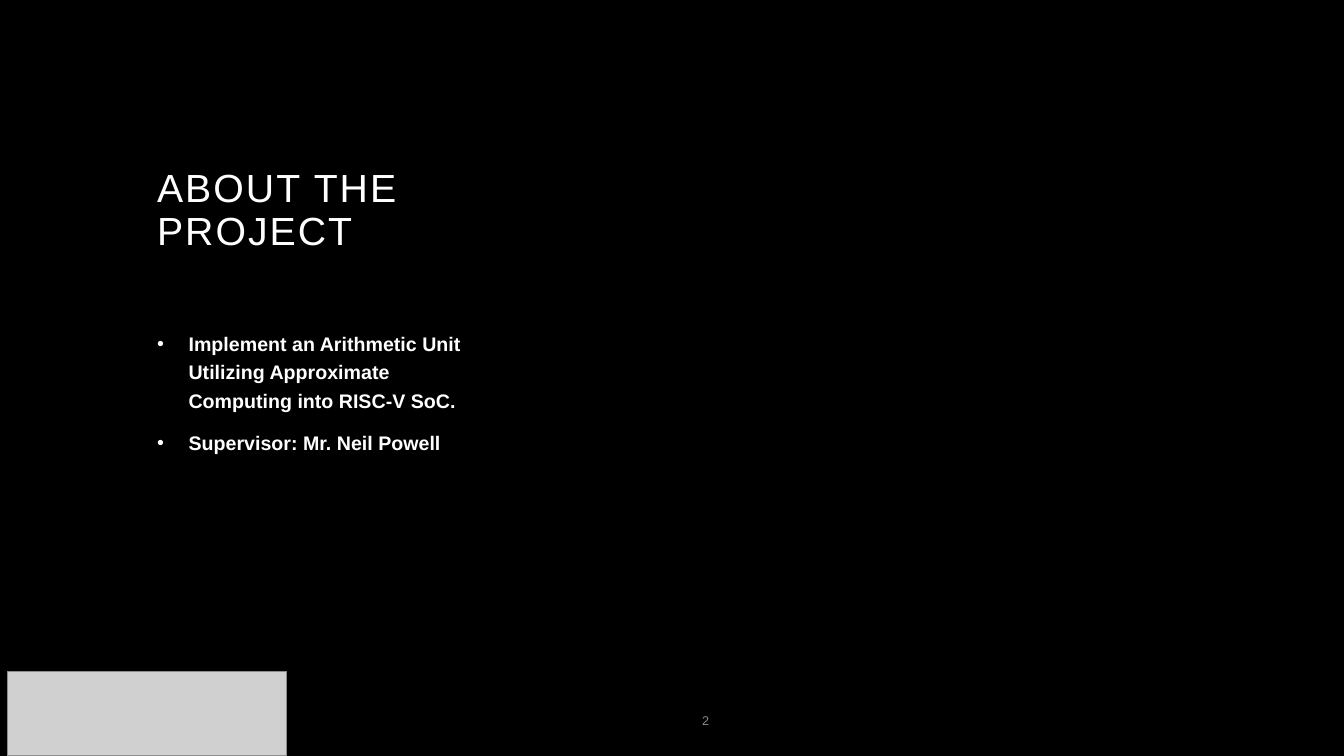
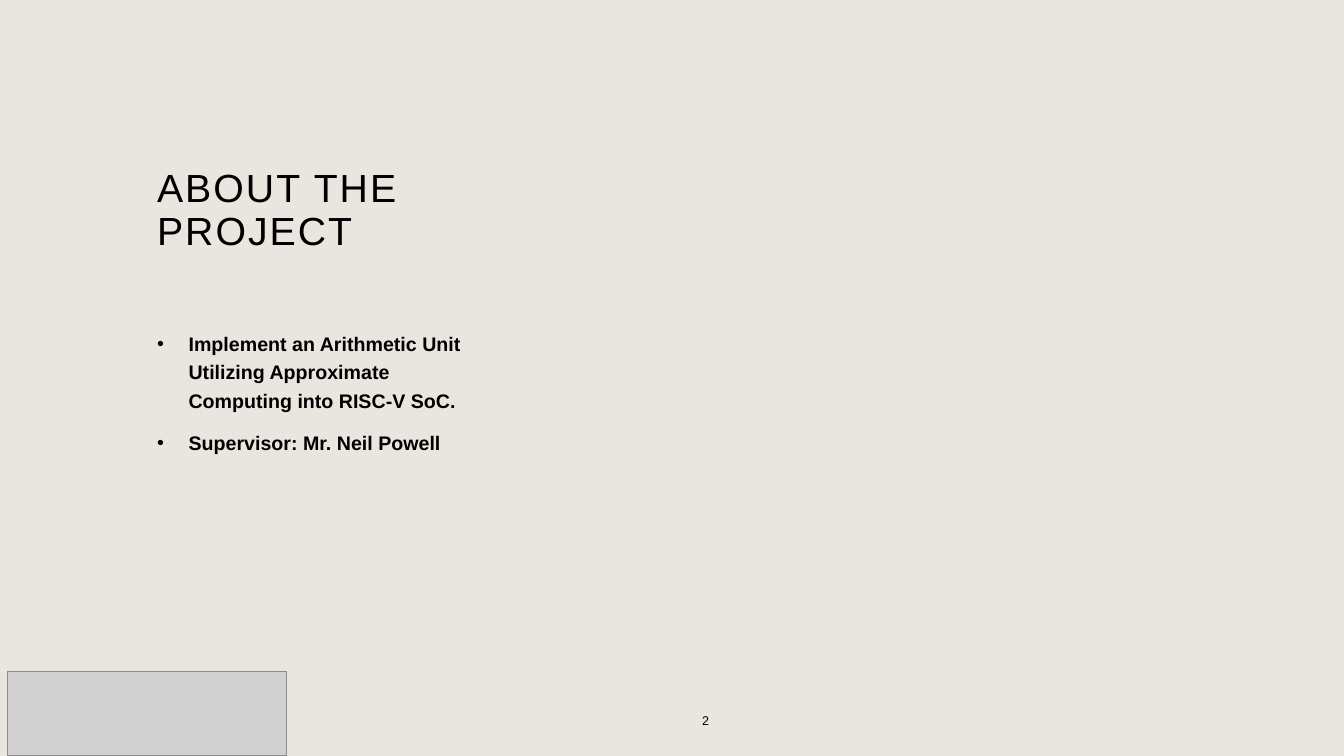
Before and after one commit to AmaanMujawar/EEE381_IIP-Hardware-Accelerator-for-RISCV-Processor, a slide deck: slide 2 of Documents/Public Engagement/PublicEngagementActivity.pptx. Drawn at 1344x756 pixels with LibreOffice and Linux fonts; fonts in the diff are those of the drawing; grey boxes stand for pictures; background and template pictures are left out. Boxes give left, top, right and bottom in pixels: in the first picture for what was removed or moved away, otherwise in the second. Text is boxed around its words. In the diff, an @@ line names an element or a change of style, - is before the commit and + after.

Commit message:
[PublicEngagement] Edited Powerpoint colour scheme

```diff
--- a/Documents/Public Engagement/PublicEngagementActivity.pptx
+++ b/Documents/Public Engagement/PublicEngagementActivity.pptx
@@ background #000000 to #E9E6DF @@
@@ title "ABOUT THE PROJECT" at <box>157,174,396,246</box>: text colour #FFFFFF to #000000 @@
@@ text "Implement an Arithmetic Unit Utilizing ..." at <box>189,336,460,454</box>: text colour #FFFFFF to #000000 @@
@@ page number at <box>702,716,709,725</box>: text colour #8C8C8C to #000000 @@
```
Also in this commit, not shown: 3 other slides changed, 1 slide added.
